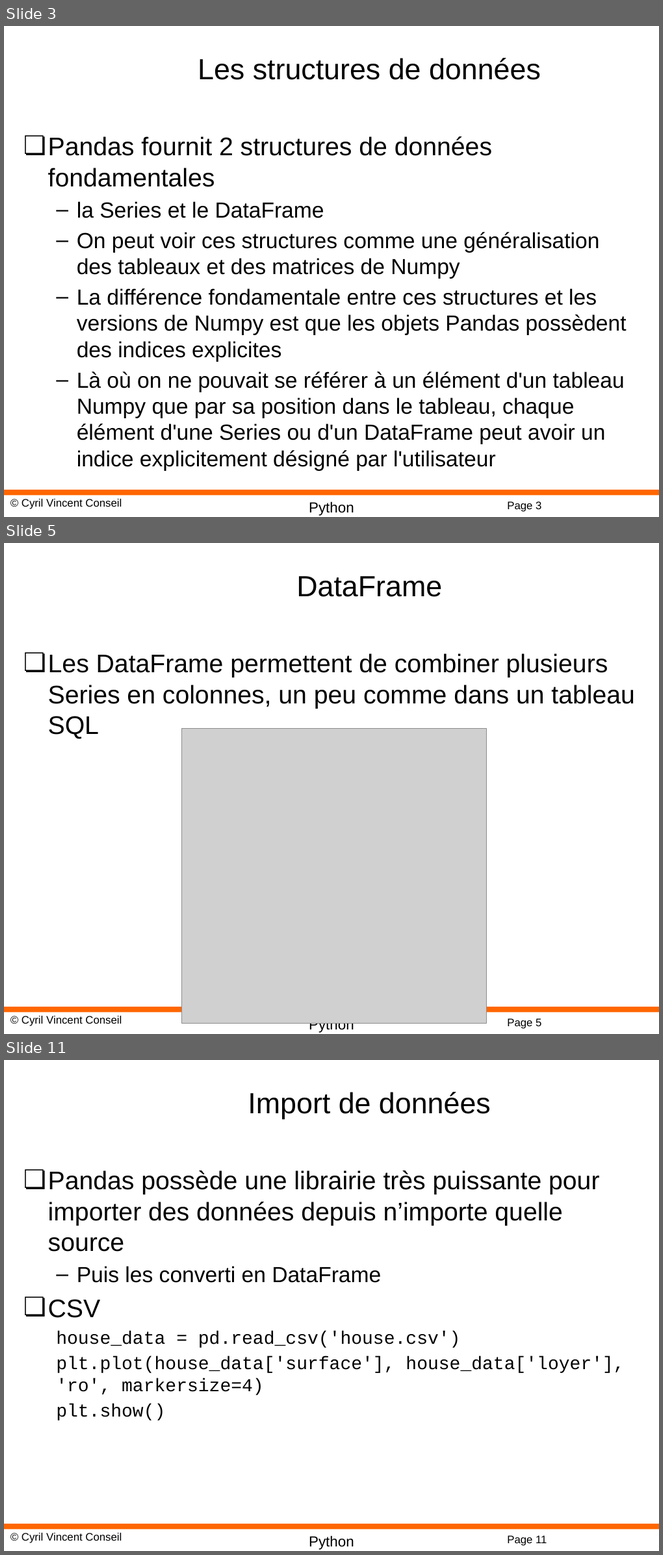
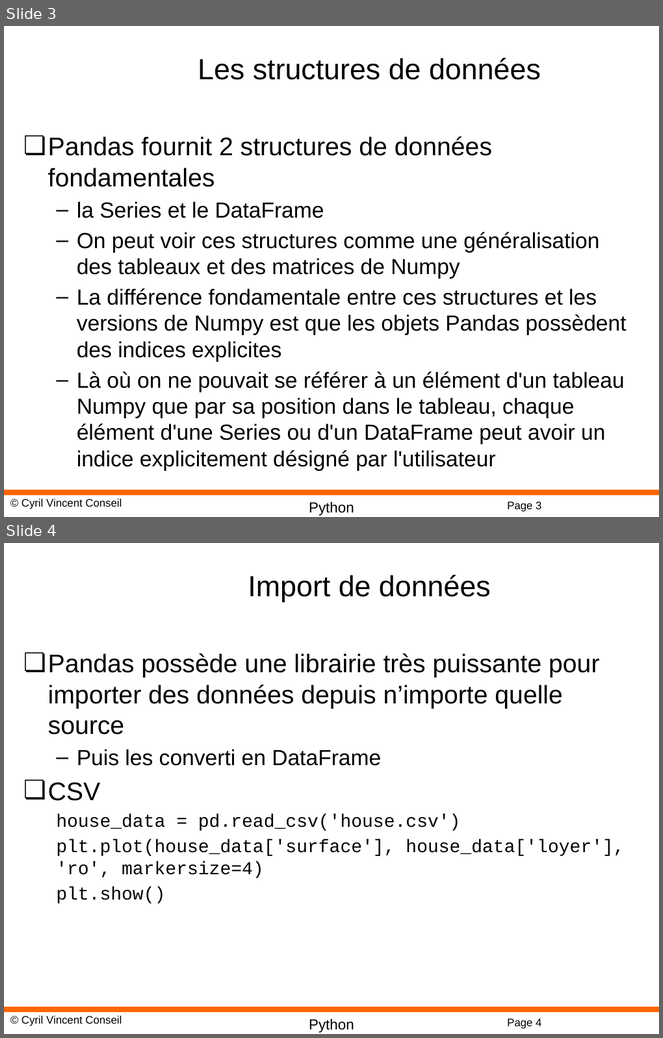
Before and after one commit to cyrilvincent/python-advanced, a slide deck: PPT/DataScience12-Pandas.pptx. Shown one above the other, each under a label of ours: slides 3, 5 and 11 before the commit, slides 3 and 4 after it; the slides between them are not shown. The pictures are 663x1555 and 663x1038 pixels, drawn with LibreOffice and Linux fonts; fonts in the diff are those of the drawing; grey boxes stand for pictures; background and template pictures are left out. Boxes give left, top, right and bottom in pixels: in the first picture for what was removed or moved away, otherwise in the second. Text is boxed around its words. In the diff, an @@ line names an element or a change of style, - is before the commit and + after.

```diff
--- a/PPT/DataScience12-Pandas.pptx
+++ b/PPT/DataScience12-Pandas.pptx
@@ slide 5 removed at bbox=[4, 543, 659, 1034], background #FFFFFF; not listed: 4 template elements that a slide beside it also shows @@
@@ title removed at bbox=[296, 576, 442, 597] @@
-DataFrame
@@ text removed at bbox=[48, 653, 634, 739] @@
-❏ Les DataFrame permettent de combiner plusieurs Series en colonnes, un peu comme dans un tableau SQL
@@ picture removed at bbox=[182, 728, 487, 1024] @@
@@ what was slide 11 is now slide 4 @@
@@ page number at bbox=[507, 1019, 542, 1029]: text changed @@
-Page 11
+Page 4
```
Also in this commit, not shown: 6 other slides removed, 4 other files.
